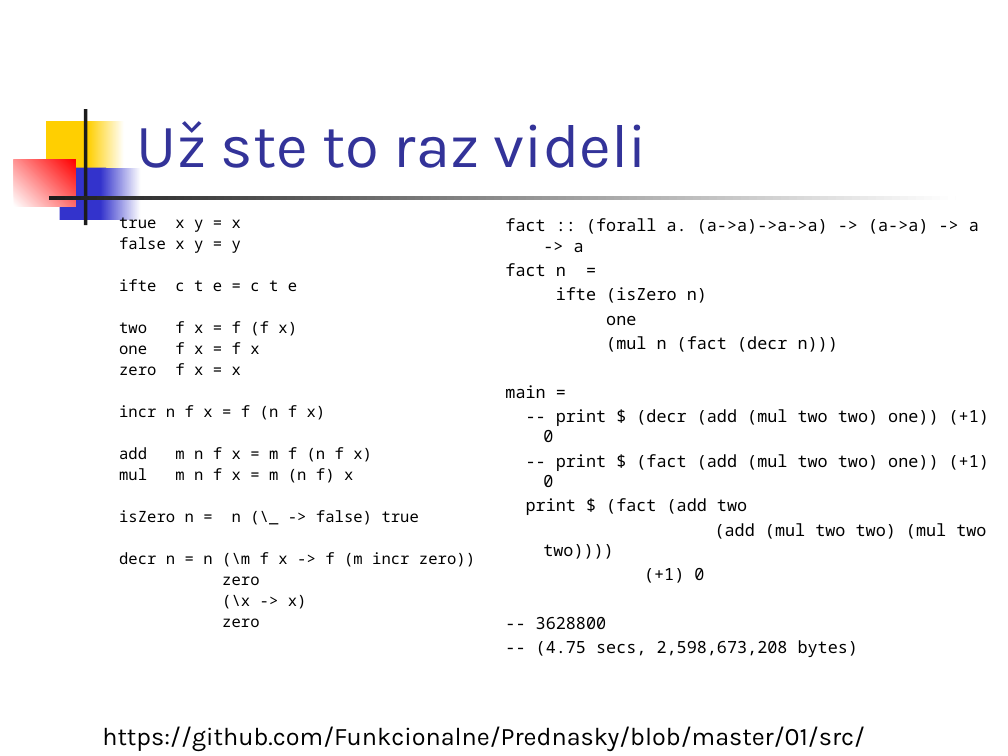
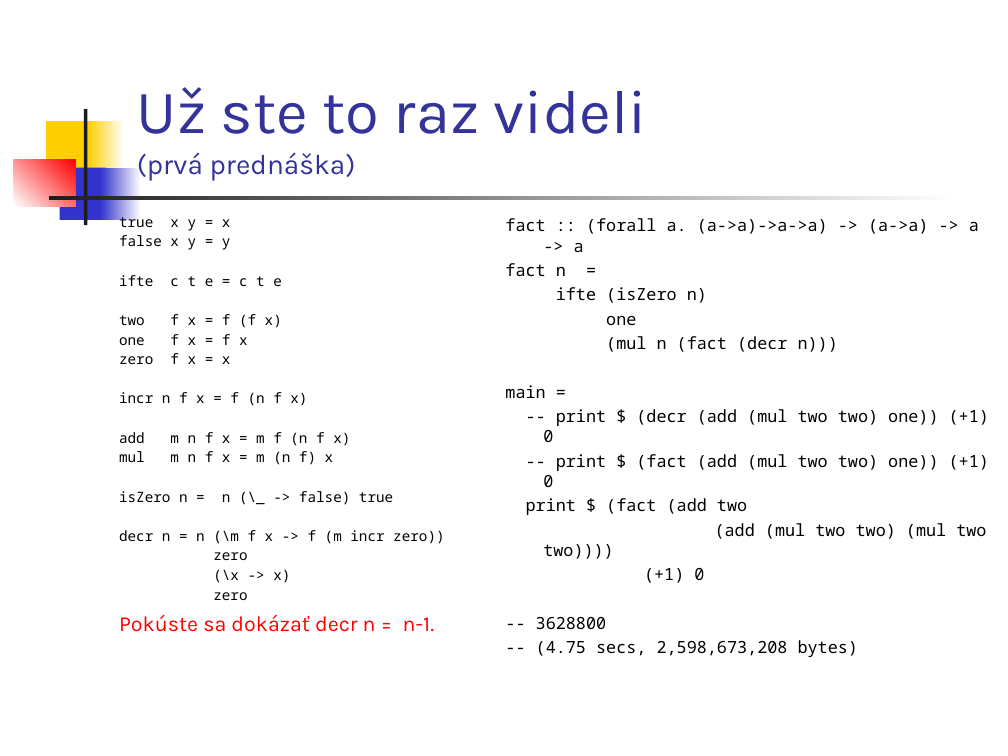
Before and after one commit to Funkcionalne/Prednasky, a slide deck: slide 11 of 06/06_fpro.ppt. Drawn at 1008x756 pixels with LibreOffice and Linux fonts; fonts in the diff are those of the drawing. Boxes give left, top, right and bottom in pixels: in the first picture for what was removed or moved away, otherwise in the second. Text is boxed around its words. In the diff, an @@ line names an element or a change of style, - is before the commit and + after.

```diff
--- a/06/06_fpro.ppt
+++ b/06/06_fpro.ppt
@@ title at (137,87,647,181): text changed @@
-Už ste to raz videli
+Už ste to raz videli
+(prvá prednáška)
@@ text at (119,213,444,600): size 11.1 to 10.2 pt in "true x y = x", "false x y = y", "ifte c t e = c t ...", "two f x = f (f x)" and 10 more places @@
@@ text at (119,614,434,632): paragraph added @@
+Pokúste sa dokázať decr n = n-1.
@@ text removed at (102,726,865,752) @@
-https://github.com/Funkcionalne/Prednasky/blob/master/01/src/Church.hs
```
Also in this commit, not shown: 3 other slides changed, 1 other file.
